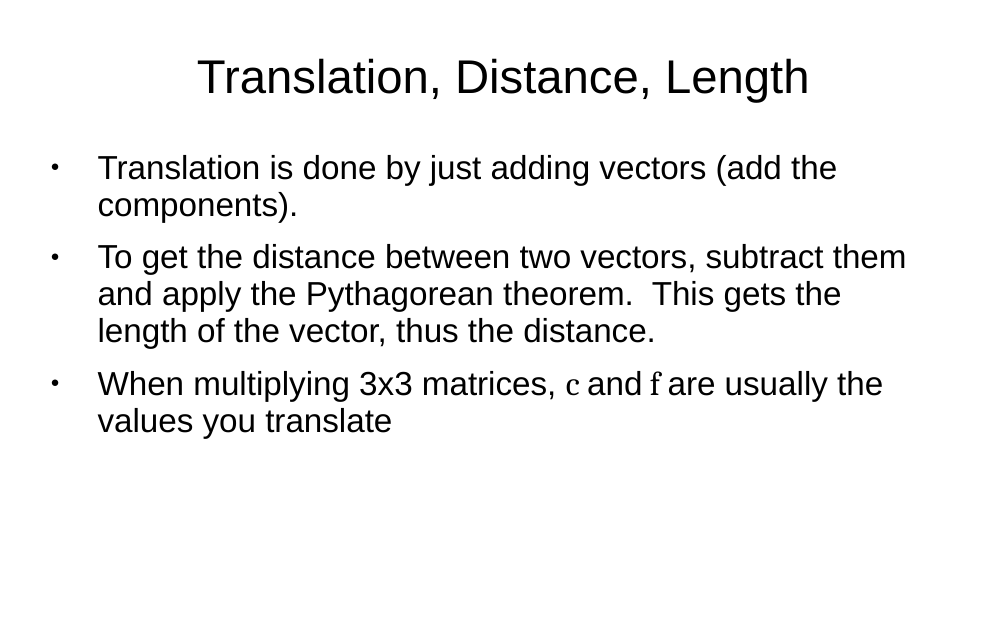
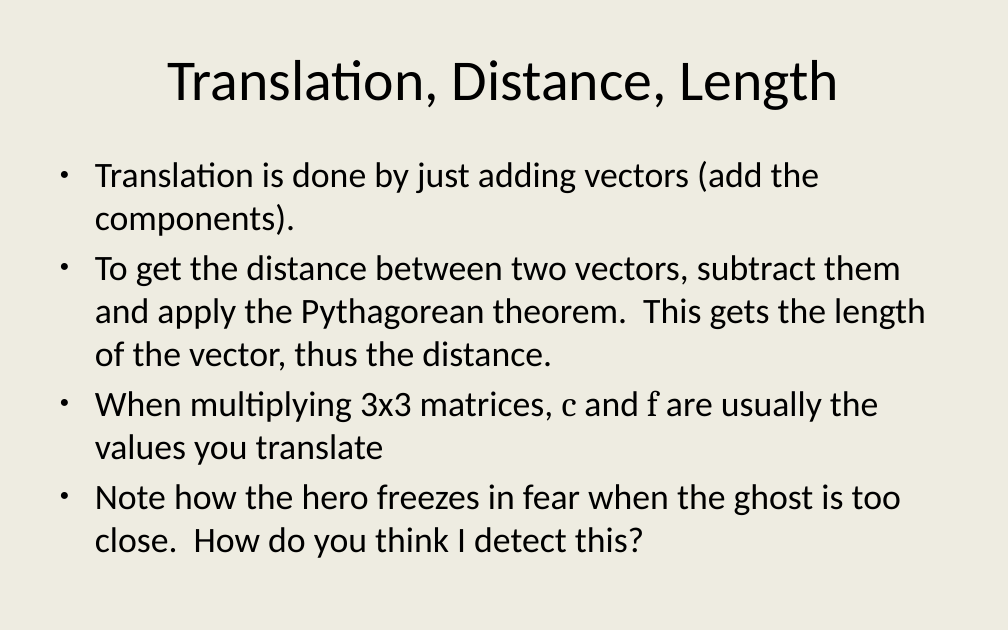
Before and after one commit to JesseTG/Linear-Algebra-Demo, a slide deck: slide 7 of Presentation Notes.pptx. Drawn at 1008x630 pixels with LibreOffice and Linux fonts; fonts in the diff are those of the drawing. Boxes give left, top, right and bottom in pixels: in the first picture for what was removed or moved away, otherwise in the second. Text is boxed around its words. In the diff, an @@ line names an element or a change of style, - is before the commit and + after.

```diff
--- a/Presentation Notes.pptx
+++ b/Presentation Notes.pptx
@@ background #FFFFFF to #EEECE1 @@
@@ title "Translation, Distance, Length" at [167, 60, 839, 110]: size 27 to 33 pt, font Arial to Calibri; line spacing 0.93 to 1 @@
@@ text at [95, 161, 926, 465]: size 19 to 20.4 pt in "Translation is done by just adding vectors ...", "To get the distance between two vectors, ...", "When multiplying 3x3 matrices, c and f ..."; font Arial to Calibri in "Translation is done by just adding vectors ...", "To get the distance between two vectors, ...", "When multiplying 3x3 matrices, and are usually ..."; indent changed; line spacing 0.93 to 1; less space between paragraphs @@
@@ text at [95, 484, 901, 558]: paragraph added @@
+● Note how the hero freezes in fear when the ghost is too close. How do you think I detect this?
```
Also in this commit, not shown: 6 other slides changed, 5 slides added, 1 slide removed, 31 other files.
